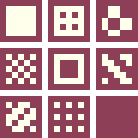
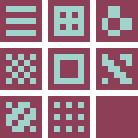
The second 138 × 138 image is a revision of the first. Changes to its layers:
added layer "Layer 8" above "Layer 4" over [6,6,132,132]
added layer "Layer 7" above "Layer 3" over [6,6,36,36]
painted on "Layer 3" over [6,6,36,36]
